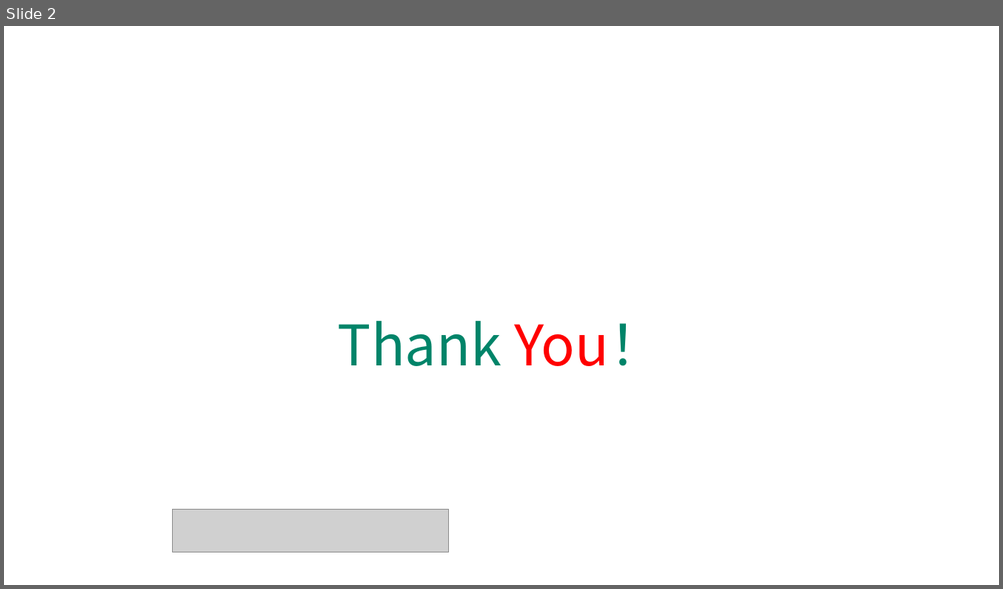
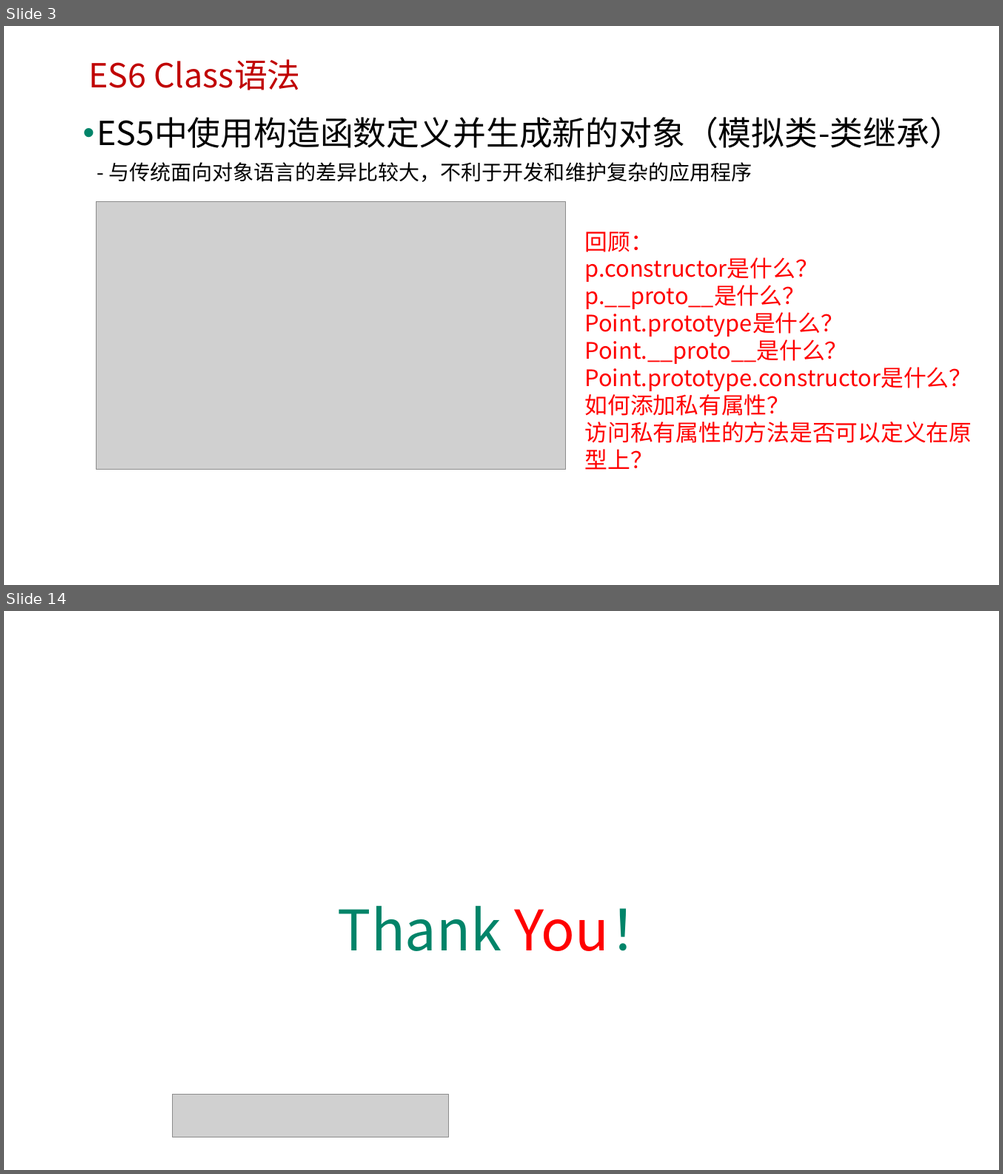
Before and after one commit to edu2act/course-javascript-advanced, a slide deck: 课程PPT/15.ECMAScript 6 三.pptx. Shown one above the other, each under a label of ours: slide 2 before the commit, slides 3 and 14 after it; the slides between them are not shown. The pictures are 1003x589 and 1003x1174 pixels, drawn with LibreOffice and Linux fonts; fonts in the diff are those of the drawing; grey boxes stand for pictures; background and template pictures are left out. Boxes give left, top, right and bottom in pixels: in the first picture for what was removed or moved away, otherwise in the second. Text is boxed around its words. In the diff, an @@ line names an element or a change of style, - is before the commit and + after.

```diff
--- a/课程PPT/15.ECMAScript 6 三.pptx
+++ b/课程PPT/15.ECMAScript 6 三.pptx
@@ slide 3 added at box(4, 26, 999, 585), background picture (left out) @@
@@ text added at box(88, 59, 300, 90), 32 pt, text #C00000 @@
+ES6 Class语法
@@ text added at box(96, 116, 962, 182), 20 pt, text #000000 @@
+• ES5中使用构造函数定义并生成新的对象（模拟类-类继承）
+  - 与传统面向对象语言的差异比较大，不利于开发和维护复杂的应用程序
@@ picture added at box(96, 201, 566, 469) @@
@@ text added at box(585, 232, 972, 470), 22 pt, text #FF0000 @@
+回顾：
+p.constructor是什么？
+p.__proto__是什么？
+Point.prototype是什么？
+Point.__proto__是什么？
+Point.prototype.constructor是什么？
+如何添加私有属性？
+访问私有属性的方法是否可以定义在原型上？
@@ what was slide 2 is now slide 14 @@
```
Also in this commit, not shown: 1 slide changed, 11 other slides added, 1 slide removed, 16 other files.
